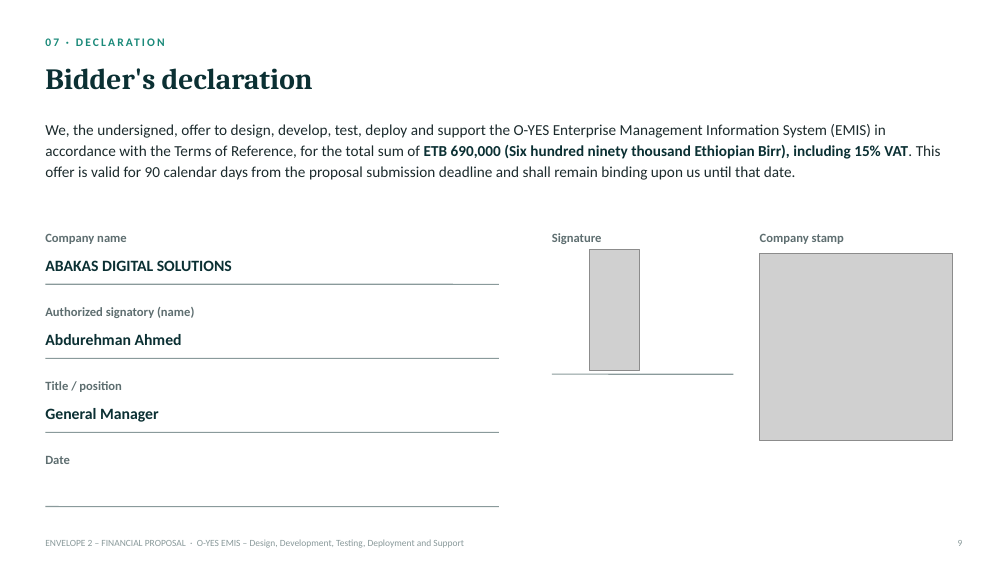
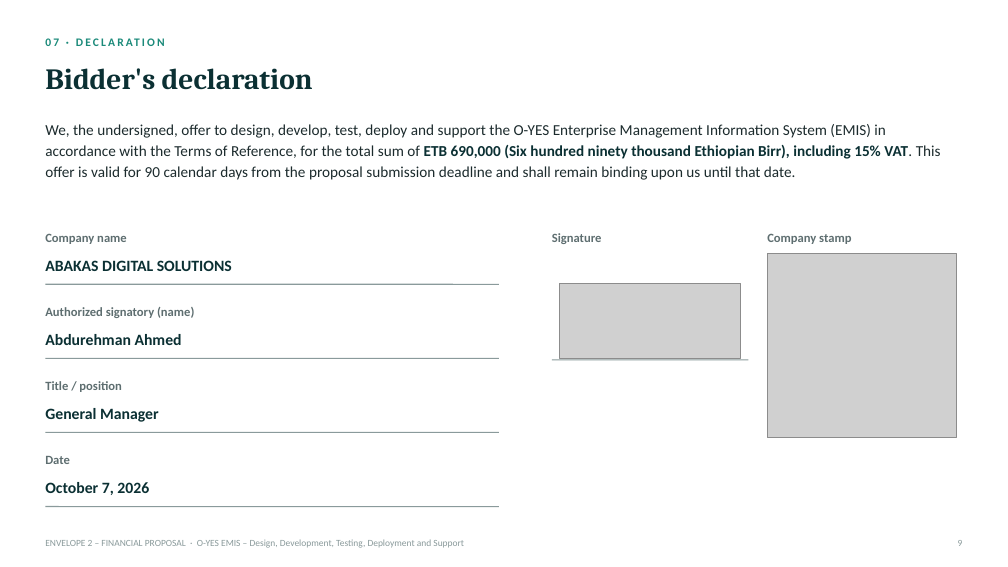
Before and after one commit to Abakas-Tech/ems-client, a slide deck: slide 9 of docs/proposals/O-YES_EMIS_Financial_Proposal_Bid.pptx. Drawn at 1008x567 pixels with LibreOffice and Linux fonts; fonts in the diff are those of the drawing; grey boxes stand for pictures. Boxes give left, top, right and bottom in pixels: in the first picture for what was removed or moved away, otherwise in the second. Text is boxed around its words. In the diff, an @@ line names an element or a change of style, - is before the commit and + after.

```diff
--- a/docs/proposals/O-YES_EMIS_Financial_Proposal_Bid.pptx
+++ b/docs/proposals/O-YES_EMIS_Financial_Proposal_Bid.pptx
@@ text "Company stamp": place and size @@
-text "Company stamp" at [760, 234, 844, 244]
+text "Company stamp" at [767, 234, 851, 244]
@@ picture removed at [590, 250, 640, 371] @@
@@ picture: place and size @@
-picture at [760, 253, 953, 441]
+picture at [768, 253, 957, 438]
@@ picture added at [560, 284, 741, 358] @@
@@ line moved from (552, 374) - (734, 374) to (552, 360) - (749, 360) @@
@@ text added at [45, 482, 149, 495], 15 pt, text #0B3033, bold @@
+October 7, 2026
```
